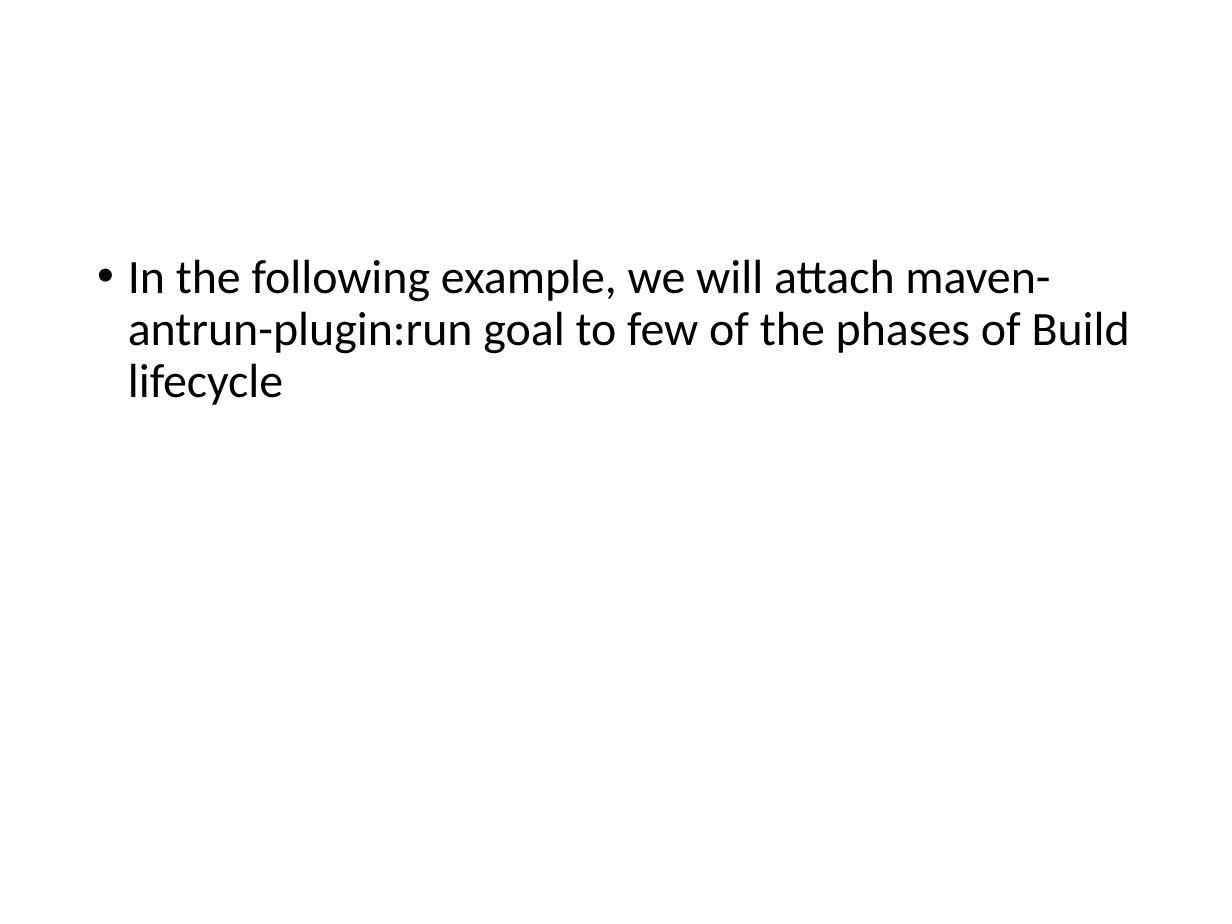
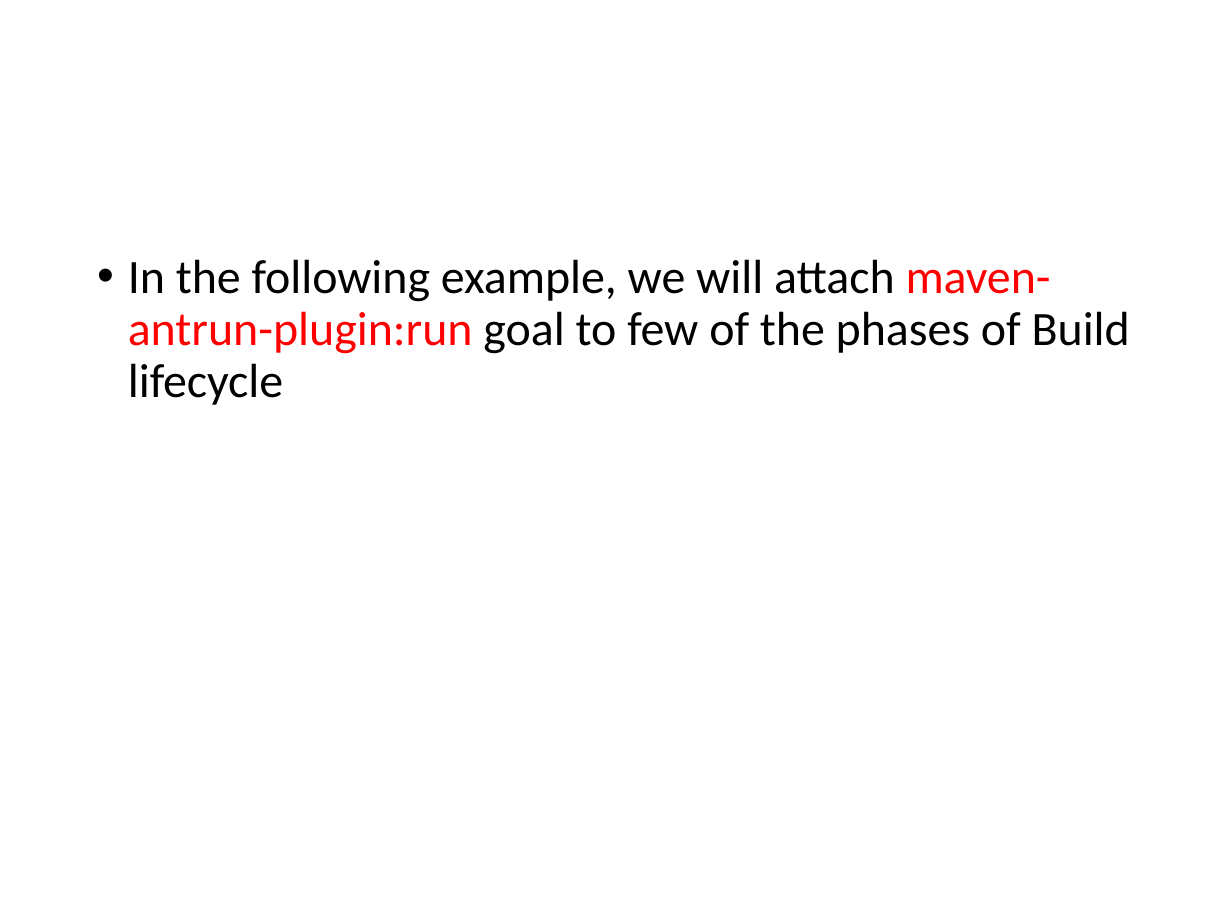
Before and after one commit to lawren43/mytest-repo, a slide deck: slide 25 of test-maven/doc/20191023-Maven Tutorial.pptx. Drawn at 1232x924 pixels with LibreOffice and Linux fonts; fonts in the diff are those of the drawing. Boxes give left, top, right and bottom in pixels: in the first picture for what was removed or moved away, otherwise in the second. Text is boxed around its words. In the diff, an @@ line names an element or a change of style, - is before the commit and + after.

```diff
--- a/test-maven/doc/20191023-Maven Tutorial.pptx
+++ b/test-maven/doc/20191023-Maven Tutorial.pptx
@@ text "In the following example, we ..." at (x1=128, y1=259, x2=1130, y2=405): text colour #000000 to #FF0000 in "maven-antrun-plugin:run" @@
```
Also in this commit, not shown: 2 other slides changed, 23 slides added, 4 other files.
